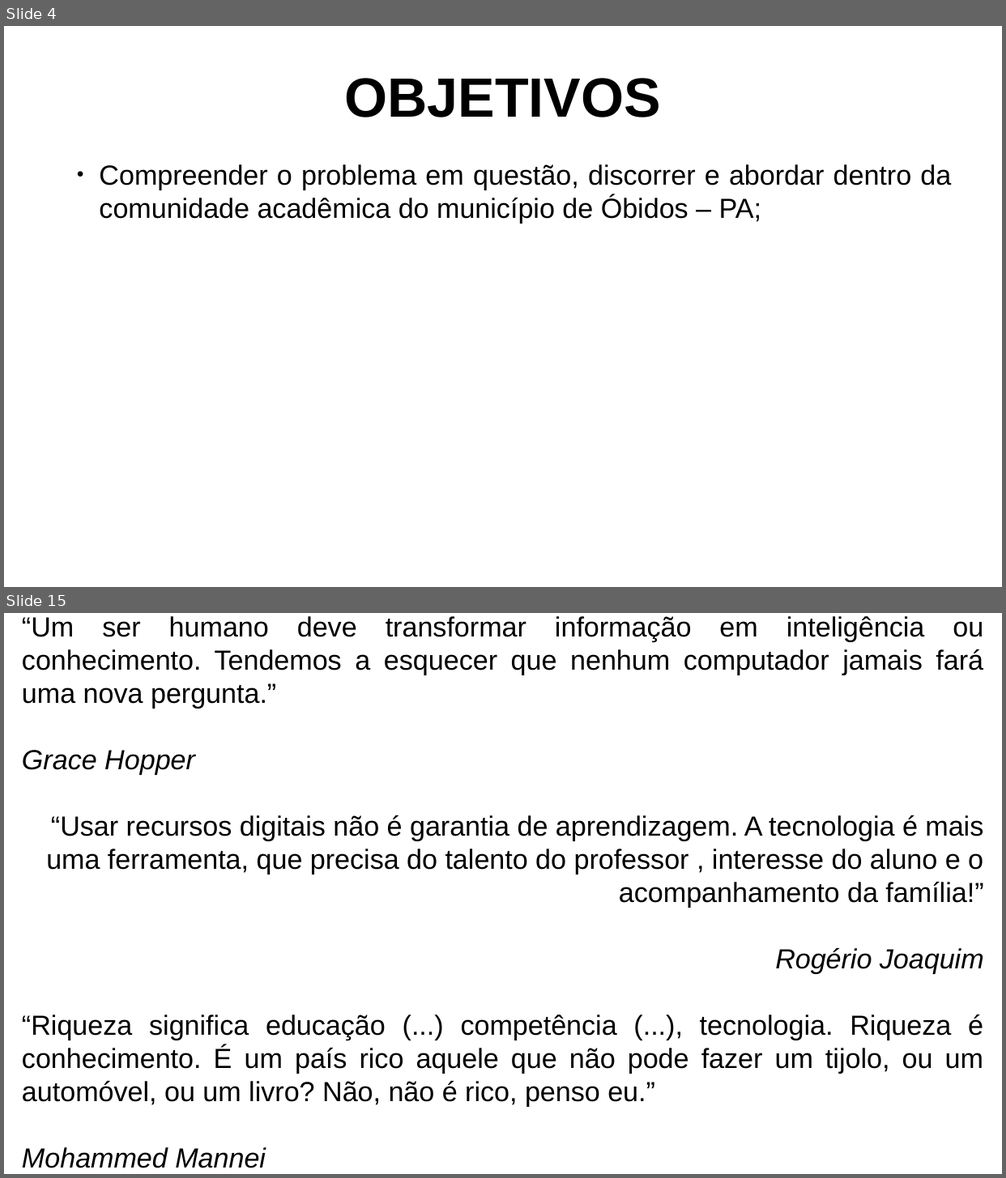
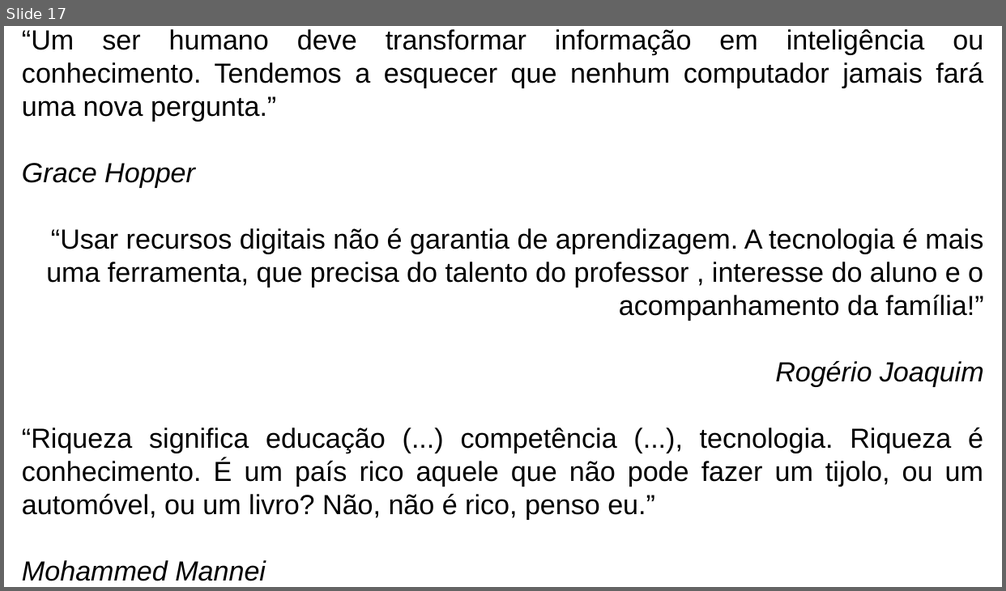
Before and after one commit to DarkCells/PySysbone, a slide deck: Apresentação_Defesa.odp. Shown one above the other, each under a label of ours: slides 4 and 15 before the commit, slide 17 after it; the slides between them are not shown. The pictures are 1006x1178 and 1006x591 pixels, drawn with LibreOffice and Linux fonts; fonts in the diff are those of the drawing. Boxes give left, top, right and bottom in pixels: in the first picture for what was removed or moved away, otherwise in the second. Text is boxed around its words. In the diff, an @@ line names an element or a change of style, - is before the commit and + after.

```diff
--- a/Apresentação_Defesa.odp
+++ b/Apresentação_Defesa.odp
@@ slide 4 removed at [4, 26, 1002, 587], background #FFFFFF @@
@@ title removed at [344, 78, 660, 118] @@
-OBJETIVOS
@@ text removed at [99, 165, 951, 223] @@
-● Compreender o problema em questão, discorrer e abordar dentro da comunidade acadêmica do município de Óbidos – PA;
@@ what was slide 15 is now slide 17 @@
```
Also in this commit, not shown: 3 slides changed, 14 slides added, 11 other slides removed, 17 other files.
